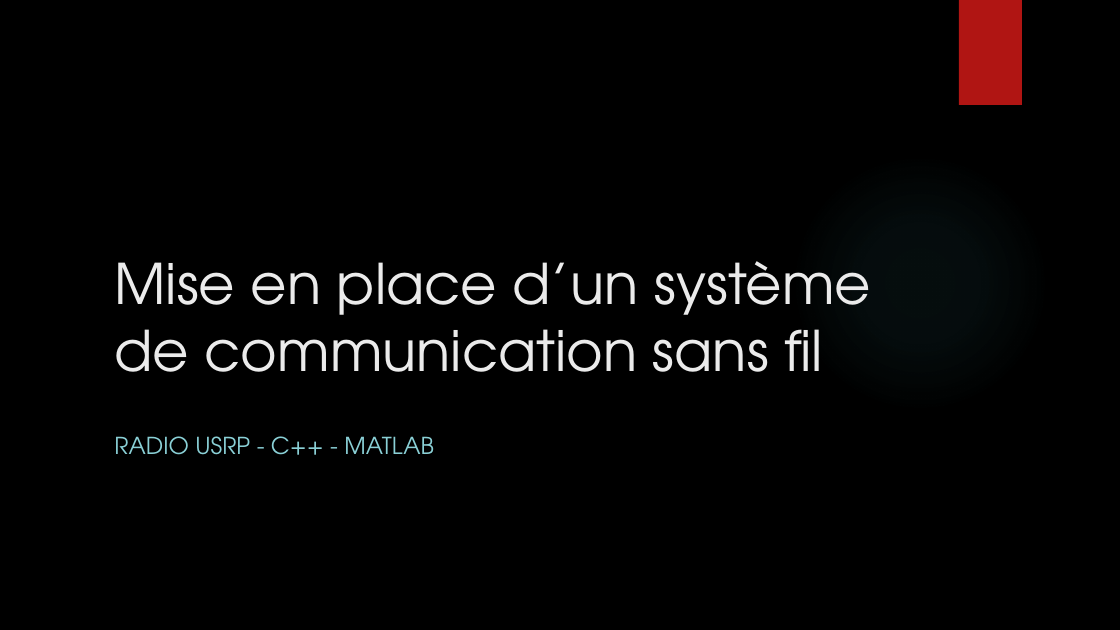
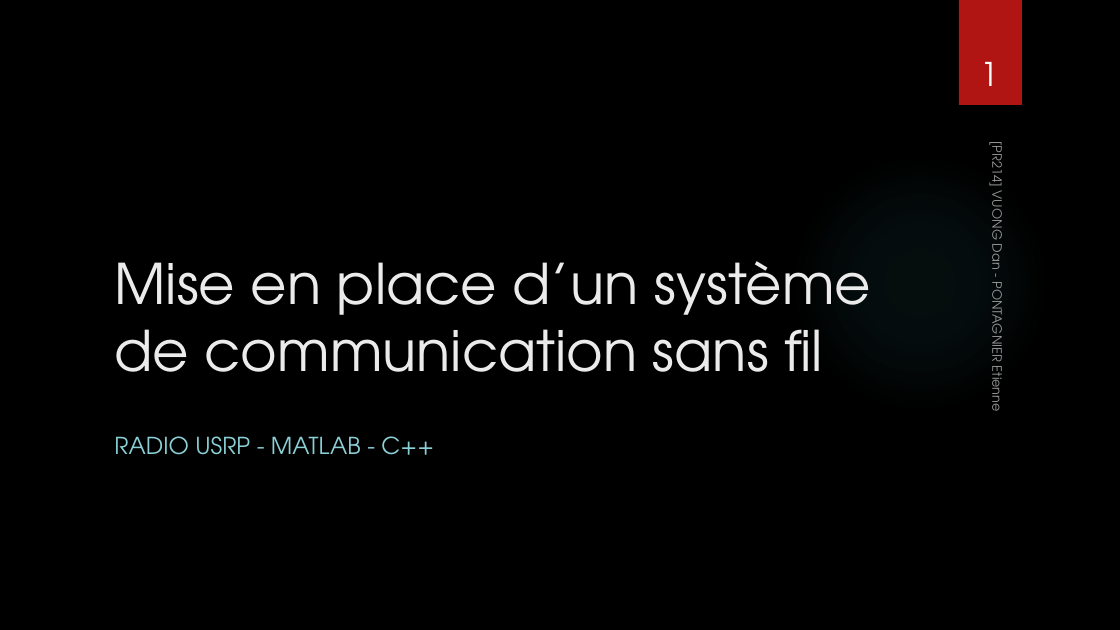
Before and after one commit to eponta/projet_th_S8, a slide deck: slide 1 of Présentation_final.pptx. Drawn at 1120x630 pixels with LibreOffice and Linux fonts; fonts in the diff are those of the drawing; background and template pictures are left out. Boxes give left, top, right and bottom in pixels: in the first picture for what was removed or moved away, otherwise in the second. Text is boxed around its words. In the diff, an @@ line names an element or a change of style, - is before the commit and + after.

```diff
--- a/Présentation_final.pptx
+++ b/Présentation_final.pptx
@@ page number added at (x1=980, y1=62, x2=998, y2=86), 28 pt, text #FFFFFF @@
+1
@@ text added at (x1=986, y1=146, x2=1008, y2=411), 11 pt, text #FFFFFF at 60% opacity @@
+[PR214] VUONG Dan - PONTAGNIER Etienne
@@ subtitle at (x1=114, y1=436, x2=434, y2=455): text changed @@
-RADIO USRP - C++ - MATLAB
+RADIO USRP - MATLAB - C++
```
Also in this commit, not shown: 22 other slides changed, 15 slides added, 6 slides removed, 5 other files.
